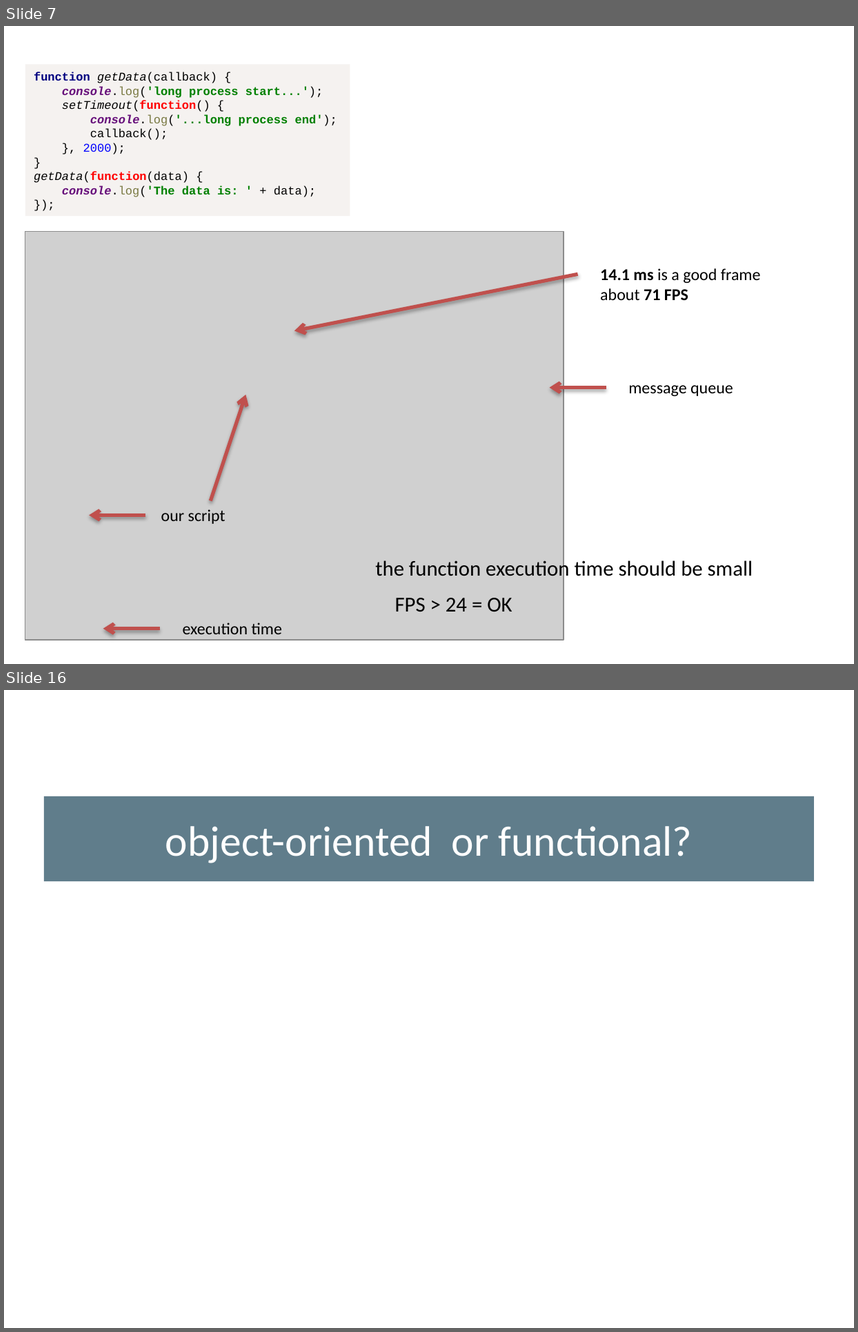
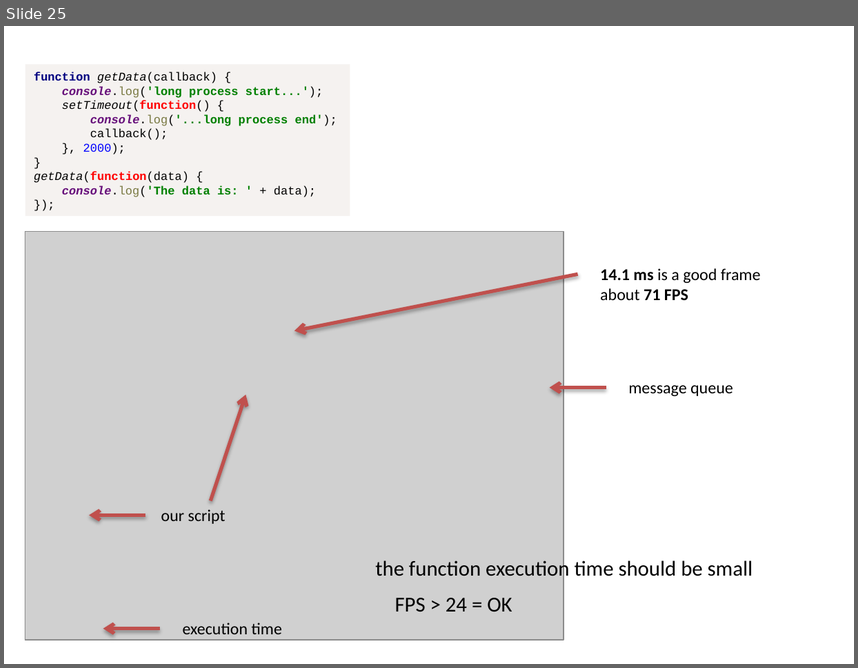
Before and after one commit to alexeymatveevp/angularjs-course, a slide deck: docs/00_jsbasics.pptx. Shown one above the other, each under a label of ours: slides 7 and 16 before the commit, slide 25 after it; the slides between them are not shown. The pictures are 858x1332 and 858x668 pixels, drawn with LibreOffice and Linux fonts; fonts in the diff are those of the drawing; grey boxes stand for pictures. Boxes give left, top, right and bottom in pixels: in the first picture for what was removed or moved away, otherwise in the second. Text is boxed around its words. In the diff, an @@ line names an element or a change of style, - is before the commit and + after.

```diff
--- a/docs/00_jsbasics.pptx
+++ b/docs/00_jsbasics.pptx
@@ slide 16 removed at <box>4,690,854,1328</box>, background #FFFFFF @@
@@ snip rect removed at <box>44,796,814,881</box> @@
-object-oriented or functional?
@@ what was slide 7 is now slide 25 @@
```
Also in this commit, not shown: 3 slides changed, 24 slides added, 12 other slides removed, 15 other files.
